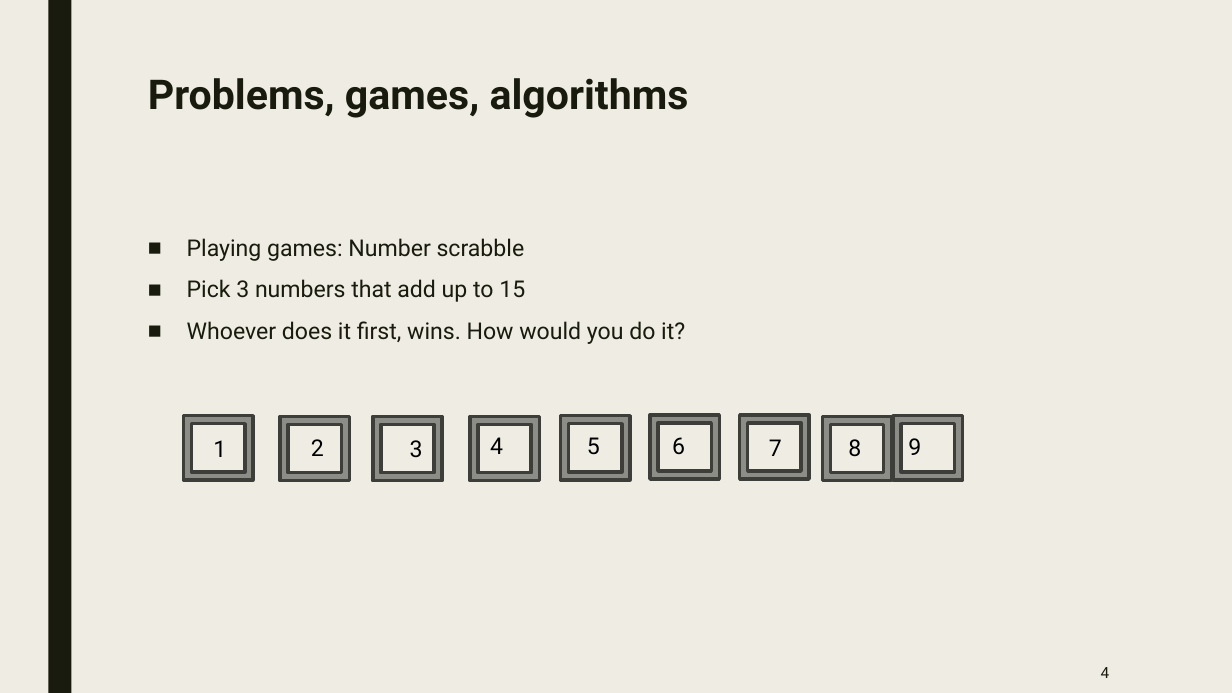
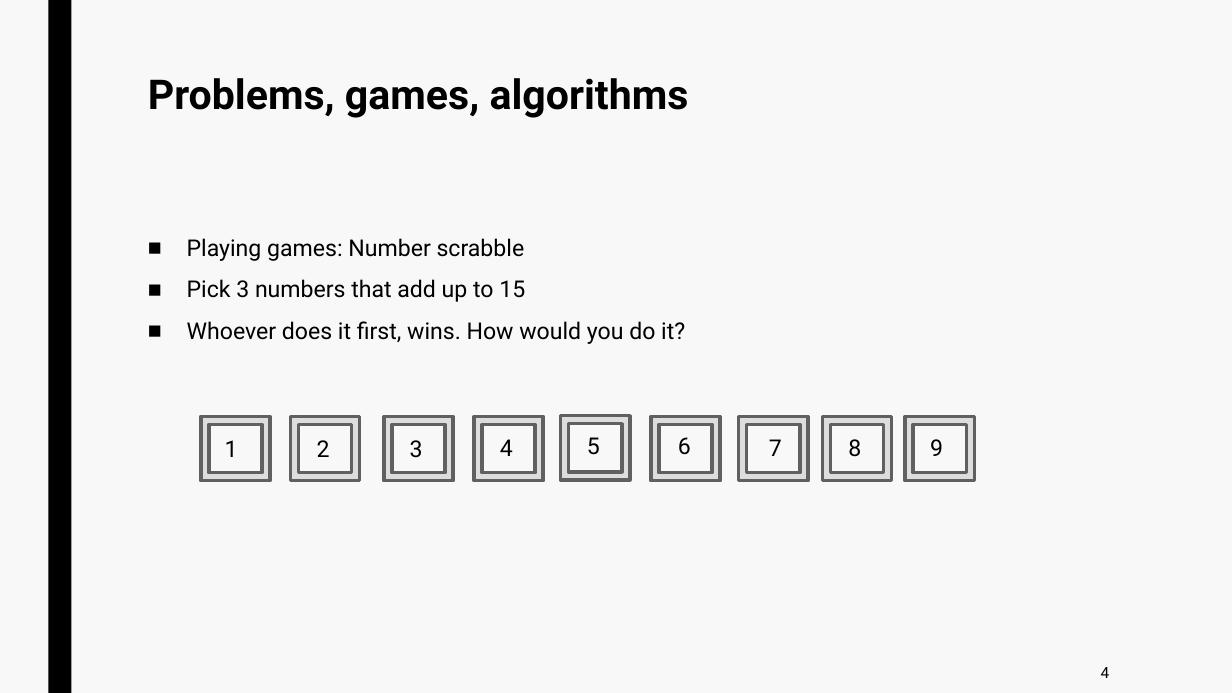
Before and after one commit to jurtasun/presentations, a slide deck: slide 3 of 202306_LMS_Complexity/202306_LMS_Complexity.ppt. Drawn at 1232x693 pixels with LibreOffice and Linux fonts; fonts in the diff are those of the drawing. Boxes give left, top, right and bottom in pixels: in the first picture for what was removed or moved away, otherwise in the second. Text is boxed around its words. In the diff, an @@ line names an element or a change of style, - is before the commit and + after.

```diff
--- a/202306_LMS_Complexity/202306_LMS_Complexity.ppt
+++ b/202306_LMS_Complexity/202306_LMS_Complexity.ppt
@@ background #EFEDE3 to #F8F8F8 @@
@@ rectangle at (48, 0, 71, 693): fill #191B0E to #000000 @@
@@ fill #8C8D86 to #DDDDDD; outline #3D3E3B 2.75 pt to #616161 2.75 pt in 9 elements at (823, 417, 892, 482), (561, 416, 630, 481), (474, 417, 543, 482), (651, 417, 720, 482), (738, 417, 808, 482), (290, 417, 360, 482), (384, 417, 453, 482), (906, 417, 975, 482), (201, 417, 270, 482) @@
@@ frame: place and size @@
-frame at (184, 416, 253, 481)
+frame at (201, 417, 270, 482)
@@ 2 texts, 1 frame: place and size @@
-2 texts, 1 frame at (311, 417, 685, 482)
+2 texts, 1 frame at (317, 417, 691, 482)
@@ 3 frames, 1 text: place and size @@
-3 frames, 1 text at (213, 416, 963, 482)
+3 frames, 1 text at (225, 417, 975, 482)
@@ text "4": place and size @@
-text "4" at (490, 437, 503, 454)
+text "4" at (500, 439, 513, 456)
@@ text "9": place and size @@
-text "9" at (908, 438, 921, 455)
+text "9" at (930, 439, 943, 456)
@@ text colour #191B0E to #000000 in 3 elements at (148, 78, 689, 118), (187, 238, 685, 344), (1101, 667, 1110, 678) @@
```
Also in this commit, not shown: 40 other slides changed.
